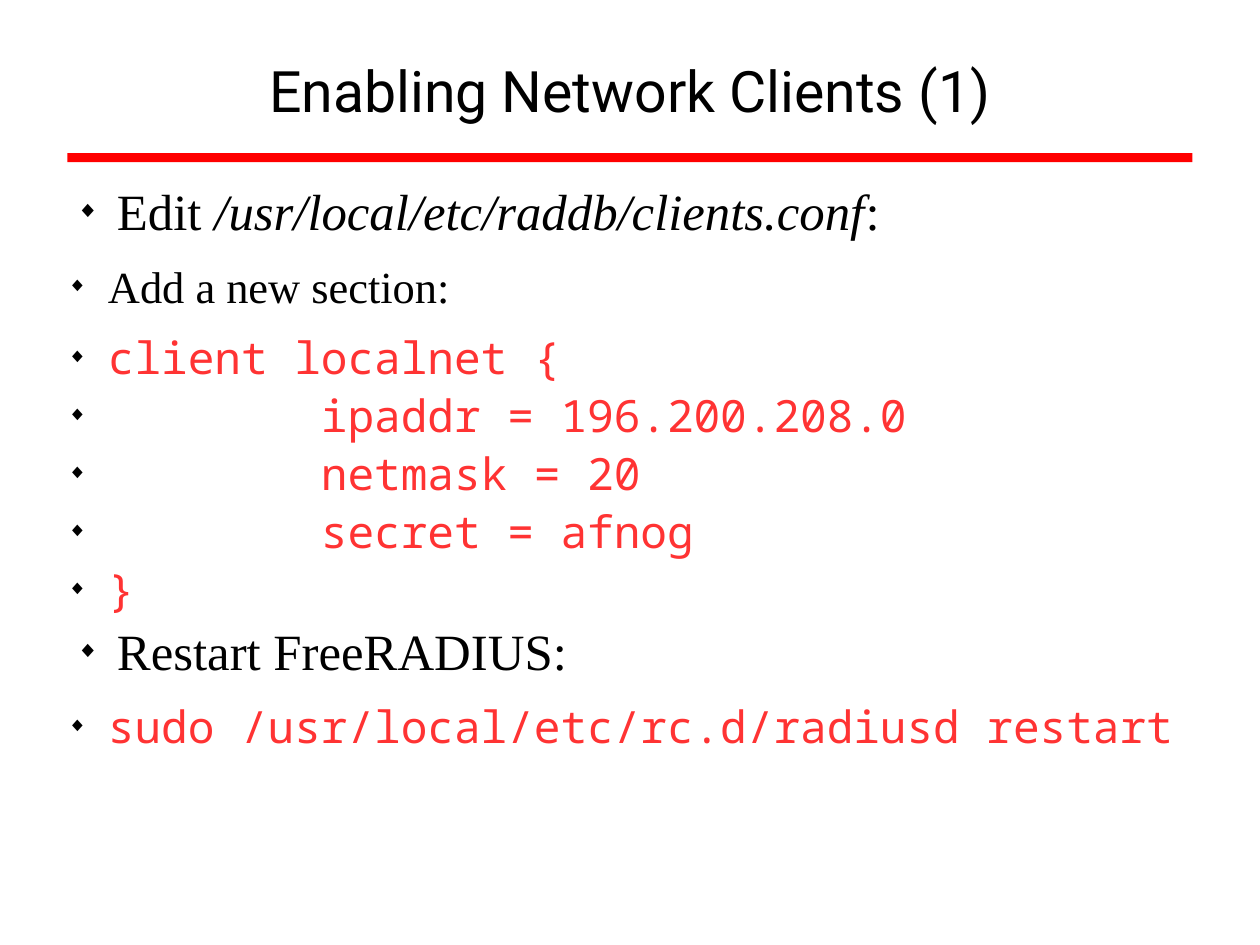
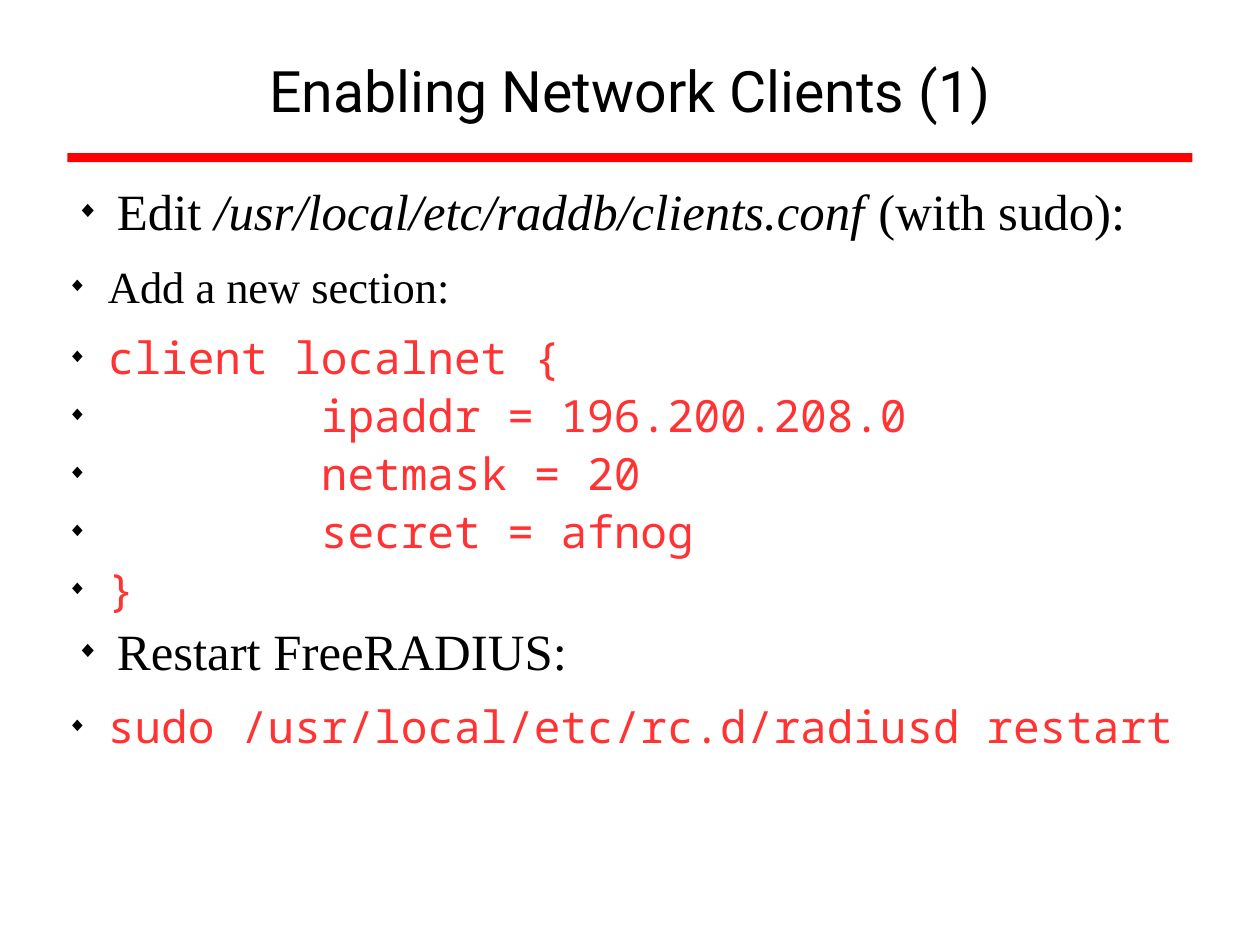
Before and after one commit to afnog/sse, a slide deck: slide 39 of radius/radius_presentation.odp. Drawn at 1260x945 pixels with LibreOffice and Linux fonts; fonts in the diff are those of the drawing; background and template pictures are left out. Boxes give left, top, right and bottom in pixels: in the first picture for what was removed or moved away, otherwise in the second. Text is boxed around its words. In the diff, an @@ line names an element or a change of style, - is before the commit and + after.

Commit message:
/ ‘radius/radius_presentation.odp’

```diff
--- a/radius/radius_presentation.odp
+++ b/radius/radius_presentation.odp
@@ text at (x1=117, y1=194, x2=1125, y2=241): text changed @@
-◆ Edit /usr/local/etc/raddb/clients.conf:
+◆ Edit /usr/local/etc/raddb/clients.conf (with sudo):
```
